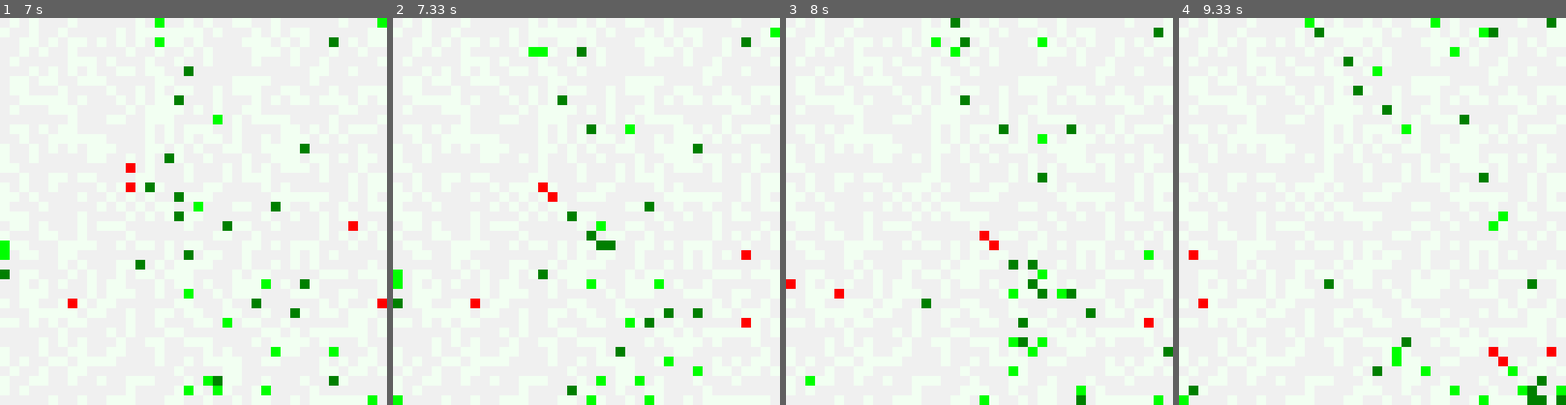
Above: before the commit, frames 1-4 (left to right).
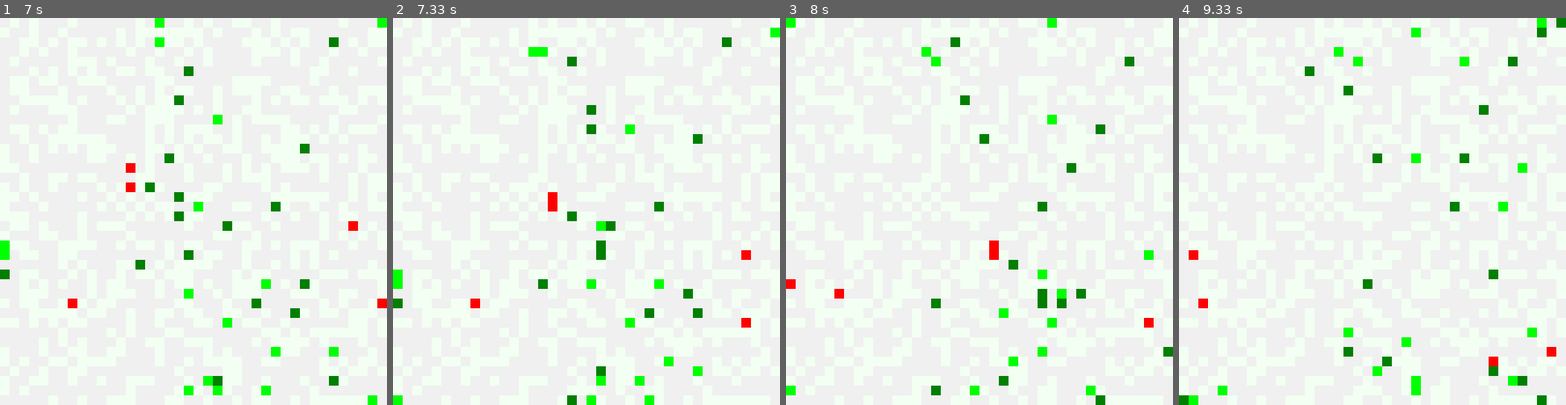
Above: after the commit, the same moments.

Repository: snisarg/263C
Game: pygame game, started from game.py
Same seed, same stepped clock (60 frames per second), same inputs: the game is played once before the commit and once after it. The source is Python 2; it was converted automatically to run under Python 3.
Inputs:
- Up to frame 1 (7 s): no input
- Up to frame 2 (7.33 s): no input
- Up to frame 3 (8 s): no input
- Up to frame 4 (9.33 s): no input

Frame 1 is identical in both runs. In frame 2, 1.6% of the frame differs, in the area x 37-93%, y 5-100%; in frame 3, 3.4%; in frame 4, 4.2%, in the area x 0-100%, y 0-100%.

Commit message:
Phase 1 Complete

Diff:
--- a/animat.py
+++ b/animat.py
@@ -184,8 +184,6 @@
                 for anim in block:
                     if isinstance(anim, EPrey) or isinstance(anim, HPrey):
                         return anim  # Return the anim object which is closest
-                    elif isinstance(anim, Predator) and anim.making_signal is True:
-                        return anim
         return None
 
     def move(self, game_clock):
@@ -211,26 +209,11 @@
             coord = random_walk()
             while grid.singleton_grid.is_obstacle(coord):
                 coord = random_walk()
-                self.making_signal = False
-
-        elif current_action[0] == Action.TowardsEasyPrey or current_action[0] == Action.TowardsHardPrey:
+
+        else:
             # print "Chased prey!"
             coord = normalise_distance(
                 distance_diff(self.position, coord, config.predator_range()), config.predator_range())
-            self.making_signal = False
-
-        elif current_action[0] == Action.SignalForHelp:
-            print "Need help at ", self.position, "chasing ", coord
-            coord = normalise_distance(
-                distance_diff(self.position, coord, config.predator_range()), config.predator_range())
-            # Signal for help!
-            self.making_signal = True
-
-        elif current_action[0] == Action.TowardsSignal:
-            print "HELPING ", coord , self.position
-            coord = normalise_distance(
-                distance_diff(self.position, coord, config.predator_range()), config.predator_range())
-            self.making_signal = False
 
         grid.singleton_world.move_animat(self, coord)
 
@@ -257,7 +240,7 @@
                     print "Hard fights back at ", animat.position
                     # Both predator and prey lose energy
                     self.update_energy(-100)
-                    animat.energy -= 300
+                    animat.energy -= 100
 
                     # Must wait before chasing again
                     self.wait_time = 10
